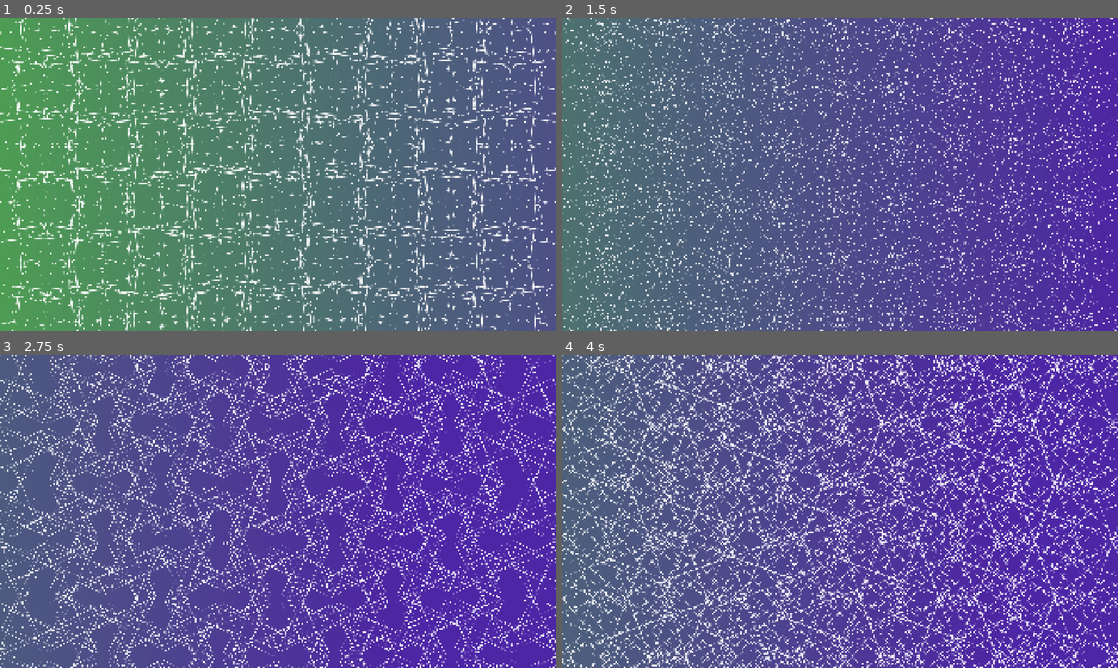
Above: before the commit, frames 1-4 (two rows, left to right).
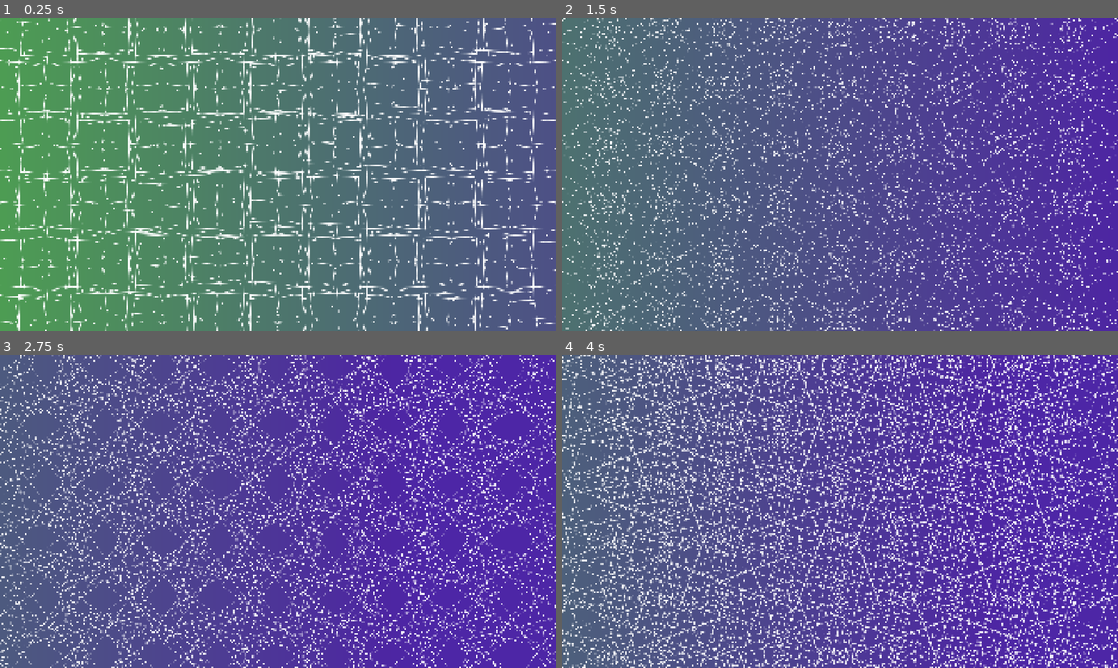
Above: after the commit, the same moments.

Repository: Juju-brz/GDVJ
Game: Godot game, scene res://templates/01_Geometric_Superpositions.tscn
Same seed, same stepped clock (60 frames per second), same inputs: the game is played once before the commit and once after it. This scene is started directly instead of the project's main scene.
Inputs (mouse positions are in pixels of both pictures, inside the frame that each line leads up to):
- Up to frame 1 (0.25 s): no input
- Up to frame 2 (1.5 s): tap Enter at 0.5 s; move the mouse to (962, 158) at 0.52 s; move the mouse to (728, 190) at 1.27 s
- Up to frame 3 (2.75 s): move the mouse to (333, 442) at 2.02 s
- Up to frame 4 (4 s): move the mouse to (812, 574) at 2.77 s; move the mouse to (1006, 558) at 3.52 s

The runs differ from the first frame. In frame 1, 21% of the frame differs, in the area x 0-100%, y 0-100%; in frame 2, 19%; in frame 3, 27%; in frame 4, 39%.

Commit message:
add speed slider

Diff:
--- a/UI/UI.tscn
+++ b/UI/UI.tscn
@@ -40,9 +40,9 @@
 offset_bottom = 228.0
 grow_horizontal = 0
 
-[node name="Label2" type="Label" parent="VBoxContainer"]
-layout_mode = 2
-text = "Duplication"
+[node name="Label_duplication" type="Label" parent="VBoxContainer"]
+layout_mode = 2
+text = "DUPLICATION"
 
 [node name="HSlider_duplication" type="HSlider" parent="VBoxContainer"]
 layout_mode = 2
@@ -57,7 +57,7 @@
 layout_mode = 2
 text = "Animation"
 
-[node name="Label" type="Label" parent="VBoxContainer"]
+[node name="Label_radius" type="Label" parent="VBoxContainer"]
 layout_mode = 2
 text = "RADIUS"
 
@@ -67,6 +67,19 @@
 theme_override_styles/grabber_area_highlight = ExtResource("1_e707p")
 min_value = 1.0
 value = 50.0
+
+[node name="Label_speed" type="Label" parent="VBoxContainer"]
+layout_mode = 2
+text = "SPEED"
+
+[node name="HSlider_speed" type="HSlider" parent="VBoxContainer"]
+layout_mode = 2
+theme_override_styles/grabber_area = SubResource("StyleBoxFlat_q0uhn")
+theme_override_styles/grabber_area_highlight = ExtResource("1_e707p")
+min_value = 1.0
+max_value = 15.0
+step = 0.5
+value = 1.0
 
 [node name="Btn_Change_Image" type="Button" parent="VBoxContainer"]
 layout_mode = 2
--- a/scripts/01_Geometric_Superpositions.gd
+++ b/scripts/01_Geometric_Superpositions.gd
@@ -69,7 +69,6 @@
 			current_angle += 45.0
 		add_small_step = not add_small_step
 
-
 func _process(delta: float) -> void:
 	super._process(delta)
 	# 1. Update Timers
@@ -78,7 +77,7 @@
 
 	# Rotation and Background updates
 	overall_rotation += ROTATION_SPEED * delta
-	group_rotation += GROUP_ROTATION_SPEED * delta * speed
+	group_rotation += GROUP_ROTATION_SPEED * delta * SPEED
 	#current_color_time += GRADIENT_SPEED * delta
 	current_gradient_angle += GRADIENT_ANGLE_SPEED * delta
 	#print(time_passed)
@@ -88,8 +87,6 @@
 	queue_redraw()
 	clear_board()
 	draw_board(delta)
-
-
 
 func clear_board():
 	for sprite in duplicated_spriteslist:
@@ -136,6 +133,7 @@
 
 	var current_rotation_speed1 = 4.0
 	loop(start_x, start_y, step, screen_center, current_scale_outer, current_scale_inner, current_scale_ghost,current_rotation_speed1)
+
 func loop(start_x, start_y, step, screen_center, current_scale_outer, current_scale_inner, current_scale_ghost, current_rotation_speed):
 	#var loop_count = 0
 	for col in range(GRID_COLUMNS):
--- a/scripts/02_Beautiful_Chaos_MainScript.gd
+++ b/scripts/02_Beautiful_Chaos_MainScript.gd
@@ -6,7 +6,6 @@
 var SPACING: float = 60.0
 var GRID_COLUMNS: int = 15
 var time_passed: float = 0.0
-#var speed: float = 5.0
 
 # --- MOUSE INTERACTION SETTINGS ---
 var overall_rotation: float = 0.0
@@ -30,7 +29,7 @@
 func _ready() -> void:
 	super._ready()
 
-	speed = 5.0
+	SPEED = 5.0
 	NEXT_SCENE_PATH = "res://templates/03-Spiral.tscn"
 
 	if not next_tpt.pressed.is_connected(_on_next_tpt_pressed):
@@ -53,11 +52,10 @@
 
 	print("Created ", duplicated_spriteslist.size(), " items.")
 
-
 func _process(delta: float) -> void:
 	super._process(delta)
 	# 1. UPDATE TIMERS
-	time_passed += delta * speed
+	time_passed += delta * SPEED
 	overall_rotation += ROTATION_SPEED * delta
 	SPACING = slider_radius.value
 
@@ -71,9 +69,6 @@
 
 	# 4. MOVE & SCALE SPRITES
 	update_sprites_transform(delta)
-
-
-
 
 func update_sprites_transform(delta):
 	# --- A. MOUSE INFLUENCE ---
@@ -124,8 +119,6 @@
 			var rotation_influence = lerp(1.0, 5.0, mouse_norm.y)
 			sprite.rotation = overall_rotation + (col * 0.1) * rotation_influence
 
-
-
 func _on_file_selected(path: String):
 	var image = Image.new()
 	if image.load(path) != OK: return
--- a/scripts/03_Spiral_MainScript.gd
+++ b/scripts/03_Spiral_MainScript.gd
@@ -2,24 +2,16 @@
 
 #### VARIABLES ####
 
-# --- VISUAL SETTINGS ---
-# In your original script, SPACING was the angle step.
-# 0.5 radians is about 30 degrees, creating a nice spiral.
+
 var ANGLE_STEP: float = 0.5
 
-# We use the slider to control the Radius (Distance from center)
-#var RADIUS: float = 100.0
 
 var time_passed: float = 0.0
-#var speed: float = 2.0
 
 # --- MOUSE INTERACTION ---
 var overall_rotation: float = 0.0
 var ROTATION_SPEED: float = deg_to_rad(10.0) #* speed
 
-
-#var duplicated_spriteslist = []
-#@onready var old_slider_val_int: int = int(slider.value)
 
 
 #### FUNCTIONS ####
@@ -27,7 +19,7 @@
 func _ready() -> void:
 	super._ready()
 
-	speed = 1.0
+	SPEED = 1.0
 	NEXT_SCENE_PATH = "res://templates/05_CircleStar.tscn"
 	# 1. SAFETY: Create placeholder if needed
 	if original_sprite.texture == null:
@@ -56,17 +48,9 @@
 func _process(delta: float) -> void:
 	super._process(delta)
 	# 1. UPDATE TIMERS
-	time_passed += delta * speed
-	overall_rotation += ROTATION_SPEED * delta * speed
+	time_passed += delta * SPEED
+	overall_rotation += ROTATION_SPEED * delta * SPEED
 
-	# 2. UPDATE RADIUS FROM SLIDER
-	# In original script, slider_spacing controlled Radius
-	#RADIUS = slider_spacing.value
-
-	# 3. HANDLE ADDING/REMOVING SPRITES
-	#handle_slider_logic()
-
-	# 4. MOVE SPRITES (The Spiral Logic)
 	update_sprites_transform(delta)
 
 
@@ -96,9 +80,7 @@
 			# Angle increases with index 'i'
 			var angle = i * ANGLE_STEP
 
-			# --- WAVE FUNCTION (COMMENTED OUT AS REQUESTED) ---
-			# var wave_offset = sin(time_passed + (i * 0.2)) * 20.0
-			# var current_radius = RADIUS + wave_offset
+
 			var current_radius = RADIUS # Use static radius
 
 			# Calculate Position based on Angle and Radius
--- a/scripts/04_WormDance.gd
+++ b/scripts/04_WormDance.gd
@@ -27,7 +27,7 @@
 func _ready() -> void:
 	super._ready()
 	NEXT_SCENE_PATH = "res://templates/02_BeautifulChaos.tscn"
-	speed = 8.0
+	SPEED = 8.0
 	# 1. HIDE THE FIXED ORIGINAL IMAGE
 	if original_sprite:
 		original_sprite.hide()
@@ -47,7 +47,6 @@
 		trail_velocities.append(Vector2.ZERO)
 
 
-
 func increment():
 	pass
 
@@ -58,7 +57,6 @@
 	time_passed += delta
 
 	update_trail_physics(delta)
-
 
 func update_trail_physics(delta: float):
 	var viewport_center = get_viewport_rect().size * 0.5
@@ -97,7 +95,7 @@
 		s.position = trail_positions[i]
 
 		# Rotation Logic
-		var spiral_rot = (float(i) * 0.1) + (time_passed * (speed *0.3))
+		var spiral_rot = (float(i) * 0.1) + (time_passed * (SPEED *0.3))
 		var glitch_rot = 0.0
 		if chaos_level > 0.5 and randf() < 0.1:
 			glitch_rot = deg_to_rad(90.0 * (randi() % 4))
@@ -123,7 +121,6 @@
 			# Fade out tail normally
 			s.modulate.a = lerp(1.0, 0.0, float(i)/float(TRAIL_LENGTH))
 
-
 func _on_file_selected(path: String):
 	var image = Image.new()
 	if image.load(path) != OK: return
--- a/scripts/05_circle_star.gd
+++ b/scripts/05_circle_star.gd
@@ -4,7 +4,6 @@
 
 
 var ANGLE_STEP: float = 0.5
-
 
 var time_passed: float = 0.0
 #var speed: float = 2.0
@@ -42,17 +41,14 @@
 	for i in range(start_count):
 		increment()
 
-
-
 func _process(delta: float) -> void:
 	super._process(delta)
 
 	# 1. UPDATE TIMERS
-	time_passed += delta * speed
-	overall_rotation += ROTATION_SPEED * delta * speed
+	time_passed += delta * SPEED
+	overall_rotation += ROTATION_SPEED * delta * SPEED
 
 	update_sprites_transform(delta)
-
 
 #### THE LOGIC (SPIRAL RESTORED) ####
 
@@ -90,9 +86,8 @@
 
 			# --- ROTATION & SCALE ---
 			# Restore the rotation logic: rotation = angle
-			sprite.rotation = angle + overall_rotation * speed
+			sprite.rotation = angle + overall_rotation * SPEED
 			sprite.scale = Vector2(target_scale, target_scale)
-
 
 
 func _on_file_selected(path: String):
--- a/scripts/06_pentacle.gd
+++ b/scripts/06_pentacle.gd
@@ -27,7 +27,7 @@
 func _ready() -> void:
 	super._ready()
 
-	speed = 5.0
+	SPEED = 5.0
 	NEXT_SCENE_PATH = "res://templates/07_Geometric_Superpositions.tscn"
 
 
@@ -54,13 +54,11 @@
 func _process(delta: float) -> void:
 	super._process(delta)
 
-	overall_rotation += ROTATION_SPEED * delta * speed
+	overall_rotation += ROTATION_SPEED * delta * SPEED
 	RADIUS = slider_radius.value
 
 
 	update_sprites_transform(delta)
-
-
 
 
 func update_sprites_transform(delta):
@@ -113,8 +111,6 @@
 			sprite.rotation = overall_rotation + (col * 0.52) * rotation_influence
 
 
-
-
 func _on_file_selected(path: String):
 	var image = Image.new()
 	if image.load(path) != OK: return
--- a/scripts/07_Geometric_Superpositions.gd
+++ b/scripts/07_Geometric_Superpositions.gd
@@ -61,8 +61,6 @@
 
 	slider_duplication.value = 100
 
-
-
 func _process(delta: float) -> void:
 	super._process(delta)
 	# 1. Update Timers
@@ -71,13 +69,11 @@
 
 	# Rotation and Background updates
 	overall_rotation += ROTATION_SPEED * delta
-	group_rotation += GROUP_ROTATION_SPEED * delta * speed
+	group_rotation += GROUP_ROTATION_SPEED * delta * SPEED
 
 	queue_redraw()
 	clear_board()
 	draw_board(delta)
-
-
 
 func clear_board():
 	for sprite in duplicated_spriteslist:
--- a/scripts/mainScript.gd
+++ b/scripts/mainScript.gd
@@ -7,17 +7,26 @@
 ### CONTROLS ###
 @onready var control = $Control
 @onready var BG = $BG_For_Controls
+#slider
 @onready var slider_duplication = $Control/VBoxContainer/HSlider_duplication
 @onready var slider_radius = $Control/VBoxContainer/HSlider_radius
+@onready var slider_speed = $Control/VBoxContainer/HSlider_speed
+#slider old value
+@onready var old_slider_val_int: int = int(slider_duplication.value)
+@onready var old_slider_radius_val = int(slider_radius.value)
+@onready var old_slider_speed_val = int(slider_speed.value)
+#change scene
+@onready var next_tpt = $Control/VBoxContainer/HBoxContainer/Btn_Switch_algorithm
+#change geo
 @onready var btn_change_image = $Control/VBoxContainer/Btn_Change_Image
+
 @onready var dialogue_change_image = $Control/VBoxContainer/Dlg_Change_Image
 @onready var original_sprite = $Square
-@onready var next_tpt = $Control/VBoxContainer/HBoxContainer/Btn_Switch_algorithm
-@onready var old_slider_val_int: int = int(slider_duplication.value)
-@onready var old_slider_radius_val = int(slider_radius.value)
 var hide_ui :bool = false
+
+
+#CHANGE SCENE
 var NEXT_SCENE_PATH : String = ""
-#var mouse_activation = true
 
 #joy
 var joy_pos := Vector2(0.5, 0.5) # position virtuelle normalisée
@@ -28,11 +37,8 @@
 var duplication_count = 0
 var old_duplication_count = 0
 
-## SPEED ##
-var speed : float = 2.0
-
-
-## RADIUS ##
+## Slider Variables ##
+var SPEED : float = 1.0
 var RADIUS: float = 100.0
 
 
@@ -55,11 +61,8 @@
 func _close_all_ui():
 	control.hide(); BG.hide(); dialogue_change_image.hide(); hide_ui = true
 
+#Button for change Scene
 func _on_next_tpt_pressed() -> void:
-	# 1. Close the external Python thread cleanly (important!)
-	# We don't want the thread trying to write back to the old, closing scene.
-
-	# 2. Get the SceneTree and change the scene
 
 	var error = get_tree().change_scene_to_file(NEXT_SCENE_PATH)
 
@@ -123,7 +126,9 @@
 	return control_norm
 
 
-###CREATE ANOTHER GEO
+## SLIDER FUNCTION ##
+
+#CREATE ANOTHER GEO
 func increment():
 	if duplicated_spriteslist.size() >= 200.0:
 		pass
@@ -136,8 +141,7 @@
 		duplicated_spriteslist.append(new_sprite)
 
 
-
-###DESTROY  LAST GEO
+#DESTROY  LAST GEO
 func decrement():
 	if duplicated_spriteslist.size() <= 0:
 		pass
@@ -147,31 +151,30 @@
 			if is_instance_valid(last_sprite):
 				last_sprite.queue_free()
 
-#func speed_up():
-	#speed +=1
-
-
-#### HELPER FUNCTIONS ####
-
-#func handle_slider_logic():
-	#var current_slider_int = int(slider.value)
-	#if current_slider_int > old_slider_val_int:
-		##for i in range(current_slider_int - old_slider_val_int):
-		##increment()
-		#old_slider_val_int = current_slider_int
-	#elif current_slider_int < old_slider_val_int:
-		##for i in range(old_slider_val_int - current_slider_int):
-		##decrement()
-		#old_slider_val_int = current_slider_int
-
-
 func Radius_Incr():
 	RADIUS = RADIUS + 1.0
 	old_slider_radius_val = RADIUS
+
 func Radius_Decr():
 	RADIUS = RADIUS - 1.0
 	old_slider_radius_val = RADIUS
 
+func Speed_Incr():
+	SPEED = SPEED + 1.0
+	old_slider_speed_val = SPEED
+
+func Speed_Decr():
+	SPEED = SPEED - 1.0
+	old_slider_speed_val = SPEED
+
+#func slider_visual_update(a, b, slider):
+	#if a != b:
+		#a = b
+		#slider.value = a
+	#if a < b:
+		#decrement()
+
+## READY & PROCESS ##
 func _ready() -> void:
 	duplication_count = duplicated_spriteslist.size()
 	old_duplication_count = duplication_count
@@ -180,6 +183,7 @@
 	dialogue_change_image.hide()
 	hide_ui = true
 
+	#SPEED = slider_speed.value
 	# 3. CONNECT SIGNALS
 	if not btn_change_image.pressed.is_connected(open_dialog):
 		btn_change_image.pressed.connect(open_dialog)
@@ -192,13 +196,6 @@
 
 	if not next_tpt.pressed.is_connected(_on_next_tpt_pressed):
 		next_tpt.pressed.connect(_on_next_tpt_pressed)
-
-func slider_visual_update(a, b, slider):
-	if a != b:
-		a = b
-		slider.value = a
-	if a < b:
-		decrement()
 
 func _process(delta: float) -> void:
 	#slider_visual_update(duplication_count, duplicated_spriteslist.size(), slider)
@@ -210,12 +207,15 @@
 
 	if slider_radius.value > old_slider_radius_val:
 		Radius_Incr()
-		#old_slider_radius_val = slider_radius.value
-		#old_slider_radius_val += old_slider_radius_val
+
 	if slider_radius.value < old_slider_radius_val:
 		Radius_Decr()
-		#old_slider_radius_val = slider_radius.value
-		#old_slider_radius_val -= old_slider_radius_val
+
+	if slider_speed.value > old_slider_speed_val:
+		Speed_Incr()
+
+	if slider_speed.value < old_slider_speed_val:
+		Speed_Decr()
 
 	## CONTROLS ##
 	if Input.is_action_pressed("joy_increment"):
@@ -228,22 +228,14 @@
 		slider_duplication.value -= 1
 
 	if Input.is_action_pressed("joy_speed_down"):
-		if speed <= 1:
-			pass
-		else:
-			speed -= 0.5
-			#print("mainScript :" , "speed" , speed)
+		slider_speed.value -= 0.5
+
 	if Input.is_action_pressed("joy_speed_up"):
-		if speed >= 20.0:
-			pass
-		else:
-			speed += 0.5
-			#print("mainScript :" , "speed" , speed)
+		slider_speed.value += 0.5
+
 
 	if Input.is_action_pressed("joy_radius_incr"):
-		#Radius_Incr()
 		slider_radius.value += 1
 
 	if Input.is_action_pressed("joy_radius_decr"):
-		#Radius_Decr()
 		slider_radius.value -= 1
